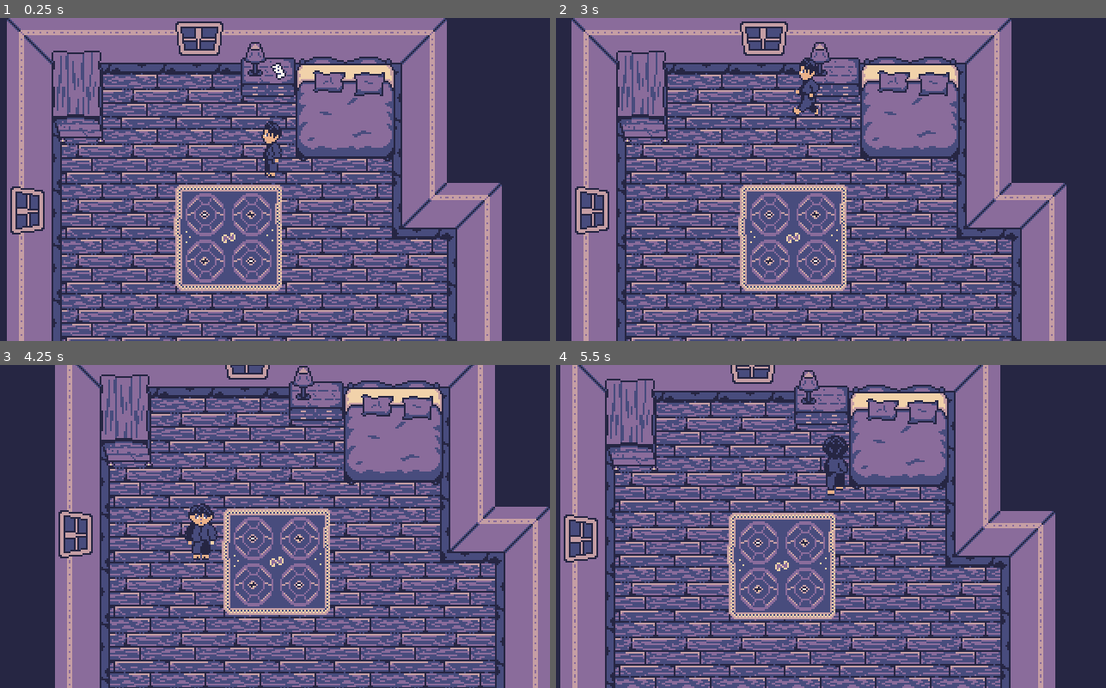
Above: before the commit, frames 1-4 (two rows, left to right).
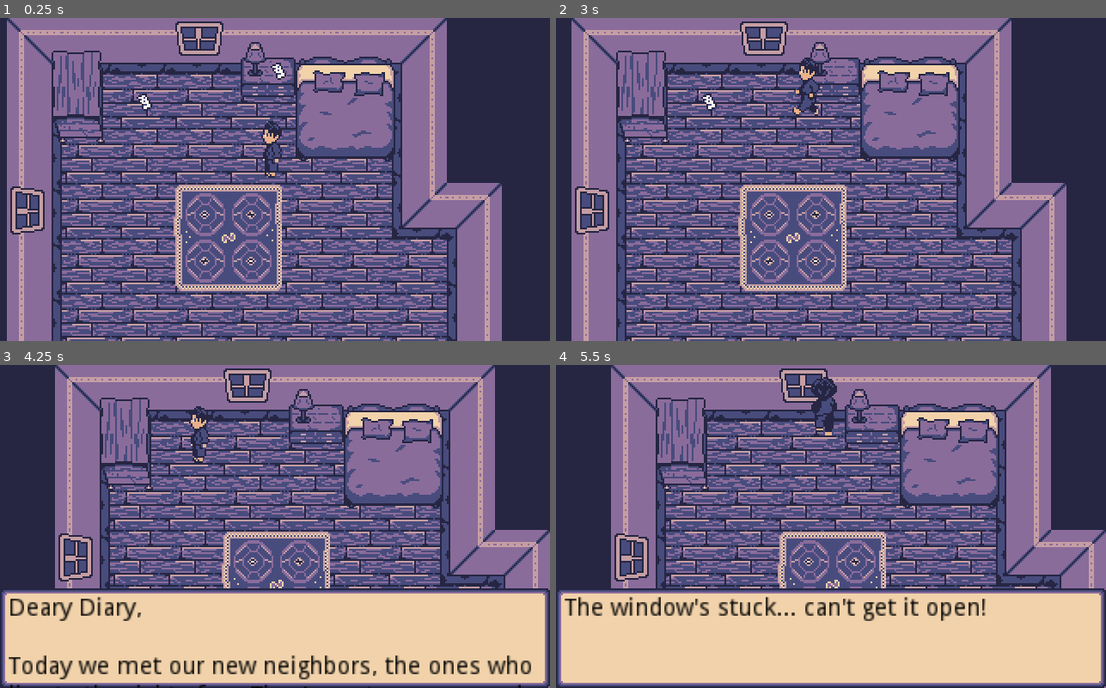
Above: after the commit, the same moments.

Repository: chickendude/dark-pages
Game: Godot game, scene res://Maps/WillsRoom.tscn
The game is run twice, just before and just after one commit, with the same random seed, the same clock (stepped at 60 frames per second) and the same inputs.
Inputs:
- Up to frame 1 (0.25 s): no input
- Up to frame 2 (3 s): tap Enter (ui_accept) at 0.5, 0.77, 1.52, 2, 2.75 s; hold Up (ui_up) 0.53-2.03 s; hold Left (ui_left) from 2.03 s (still down)
- Up to frame 3 (4.25 s): tap Enter (ui_accept) at 3.02, 3.77 s; release Left (ui_left) at 3.53 s; hold Down (ui_down) from 3.53 s (still down)
- Up to frame 4 (5.5 s): release Down (ui_down) at 4.28 s; hold Right (ui_right) 4.28-5.03 s; tap Enter (ui_accept) at 4.52 s; hold Up (ui_up) from 5.03 s (still down)

The runs differ from the first frame. In frame 1, less than 0.1% of the frame differs, in the area x 24-28%, y 23-29%; in frame 2, less than 0.1%; in frame 3, 60%; in frame 4, 73%, in the area x 0-100%, y 0-100%.

Commit message:
Convert diary pages to a resource and load them into the Event singleton.

Diff:
--- /dev/null
+++ b/DiaryPages/DiaryPage.gd
@@ -0,0 +1,7 @@
+extends Resource
+
+class_name DiaryPage
+
+export (int) var page_number = 0
+export (String, MULTILINE) var text
+var is_found := false
--- /dev/null
+++ b/DiaryPages/DiaryPage1.tres
@@ -0,0 +1,20 @@
+[gd_resource type="Resource" load_steps=2 format=2]
+
+[ext_resource path="res://DiaryPages/DiaryPage.gd" type="Script" id=1]
+
+[resource]
+script = ExtResource( 1 )
+page_number = 1
+text = "Dear Diary,
+
+I promised that I'd start writing in you as soon as we got to our new house. Well guess what? We've finally moved in!
+
+My room is just ENORMOUS and so full of colors, I love it! I played a while with my sister, that little Becca, she was sooo happy! Though I can't say who was happier, her or Sheila (Sheila's my little kitten!). Even if she acts like a princess a lot of the time, I can tell she really enjoys being here, she couldn't stop running around and exploring, not even for a moment.
+
+I have so much space now, maybe even too much. There's plenty of room for new stuff [my books, my games, etc.], though I don't now's the best time to ask mom for anything else. I overheard her asking my new stepdad for some help... needless to say, he wasn't very happy.
+
+But... it's okay, it seems they made up, at least. I'm trying really hard to bond with him, I've even started trying to call him \"dad\" to make mom happy.
+
+Anyway, gotta go now, there's so much to do and to be honest I'm just so excited! Things are really looking up.
+
+Tomorrow, we're going to meet the neighbors, hope I can make new friends!"
--- /dev/null
+++ b/DiaryPages/DiaryPage2.tres
@@ -0,0 +1,20 @@
+[gd_resource type="Resource" load_steps=2 format=2]
+
+[ext_resource path="res://DiaryPages/DiaryPage.gd" type="Script" id=1]
+
+[resource]
+script = ExtResource( 1 )
+page_number = 2
+text = "Deary Diary,
+
+Today we met our new neighbors, the ones who live to the right of us. They've got a son named Kevin, who's really great. It might be a bit early to say this but I think I've made a new friend! Or I hope so, at least.
+
+His parents also seem really nice, his dad even made us a PB&J while Kevin was showing me his games. We talked a lot, he promised we would exchange things. And his mom told me I could come over to play with their son whenever I liked!
+
+Even Sheila came to say hi. We found her resting on Kevin's window, in his room. He seems to like her a lot.
+
+But then, when we were heading out... something happened. Mom wasn't feeling well. That reminded me why we moved here in the first place. I don't get why, but my stepdad gets angry at her when she feels sick. It's not like mom can control It!  He even shouted at her while Kevin's parents were trying to help...
+
+Mom's trying a new treatmet, I really hope that It'll help soon. She's a real strong woman, you know, Mr. Diary? When we first got here, she was the one that moved most of the boxes inside the house, all by herself. [I got so wrapped up in setting up my computer and books and stuff that I completely forgot about everything else. And I'm not sure where *he* was. Mom didn't mention it, in any case.]
+
+Get well soon, mom!"
--- a/Maps/WillsRoom.tscn
+++ b/Maps/WillsRoom.tscn
@@ -110,21 +110,13 @@
 
 [node name="Pickups" type="YSort" parent="YSort"]
 
-[node name="DiaryPage" parent="YSort/Pickups" instance=ExtResource( 11 )]
+[node name="DiaryPage1" parent="YSort/Pickups" instance=ExtResource( 11 )]
 position = Vector2( 158, 31 )
-text = "Dear Diary,
+page_number = 1
 
-I promised that I'd start writing in you as soon as we got to our new house. Well guess what? We've finally moved in!
-
-My room is just ENORMOUS and so full of colors, I love it! I played a while with my sister, that little Becca, she was sooo happy! Though I can't say who was happier, her or Sheila (Sheila's my little kitten!). Even if she acts like a princess a lot of the time, I can tell she really enjoys being here, she couldn't stop running around and exploring, not even for a moment.
-
-I have so much space now, maybe even too much. There's plenty of room for new stuff [my books, my games, etc.], though I don't now's the best time to ask mom for anything else. I overheard her asking my new stepdad for some help... needless to say, he wasn't very happy.
-
-But... it's okay, it seems they made up, at least. I'm trying really hard to bond with him, I've even started trying to call him \"dad\" to make mom happy.
-
-Anyway, gotta go now, there's so much to do and to be honest I'm just so excited! Things are really looking up.
-
-Tomorrow, we're going to meet the neighbors, hope I can make new friends!"
+[node name="DiaryPage2" parent="YSort/Pickups" instance=ExtResource( 11 )]
+position = Vector2( 80, 49 )
+page_number = 2
 
 [node name="Will" parent="YSort" instance=ExtResource( 1 )]
 position = Vector2( 156, 93 )
--- a/Objects/DiaryPage.gd
+++ b/Objects/DiaryPage.gd
@@ -1,14 +1,16 @@
 extends Area2D
 
-export (int) var page_number = 1
-export (String, MULTILINE) var text
+export (int) var page_number
 
 var in_range := false
 
 func _ready():
-	var _e = connect("body_entered", self, "_on_body_entered")
-	_e = connect("area_entered", self, "_on_area_entered")
-	_e = connect("area_exited", self, "_on_area_exited")
+	if not Event.diary_pages[page_number - 1].is_found:
+		var _e = connect("body_entered", self, "_on_body_entered")
+		_e = connect("area_entered", self, "_on_area_entered")
+		_e = connect("area_exited", self, "_on_area_exited")
+	else:
+		visible = false
 
 func _unhandled_key_input(_event):
 	if in_range and Input.is_action_just_pressed("ui_accept"):
@@ -27,6 +29,8 @@
 		_pick_up_page()
 
 func _pick_up_page():
-	Event.display_text("Found diary page number " + str(page_number))
-	Event.display_text(text)
+	var diary_page : DiaryPage = Event.diary_pages[page_number - 1]
+	Event.display_text("Found diary page number " + str(diary_page.page_number))
+	Event.display_text(diary_page.text)
+	diary_page.is_found = true
 	self.queue_free()
--- a/Singletons/Event.gd
+++ b/Singletons/Event.gd
@@ -5,6 +5,11 @@
 }
 
 const TILE_SIZE = 32
+var diary_pages = [
+	preload("res://DiaryPages/DiaryPage1.tres"),
+	preload("res://DiaryPages/DiaryPage2.tres")
+]
+
 
 var events : Array
 var game_started = false
@@ -13,7 +18,6 @@
 
 signal display_text(text)
 signal push_player_back(position)
-
 
 func _ready():
 	for _i in range(5):
--- a/project.godot
+++ b/project.godot
@@ -9,12 +9,18 @@
 config_version=4
 
 _global_script_classes=[ {
+"base": "Resource",
+"class": "DiaryPage",
+"language": "GDScript",
+"path": "res://DiaryPages/DiaryPage.gd"
+}, {
 "base": "KinematicBody2D",
 "class": "Will",
 "language": "GDScript",
 "path": "res://Characters/Will.gd"
 } ]
 _global_script_class_icons={
+"DiaryPage": "",
 "Will": ""
 }
 
